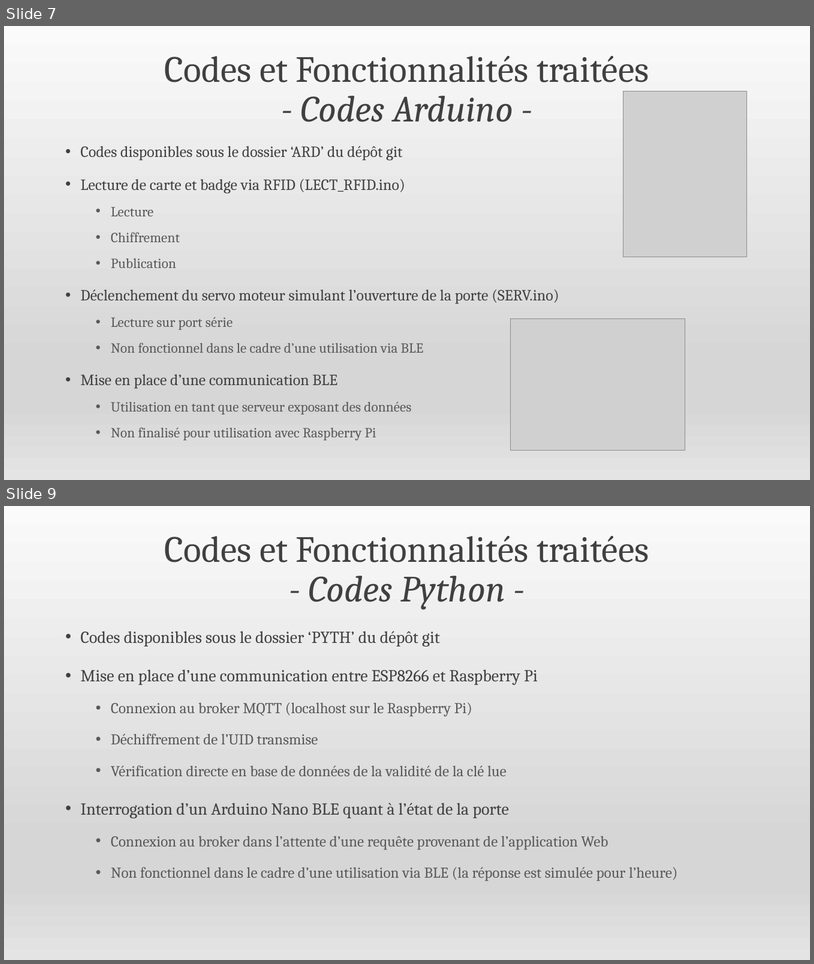
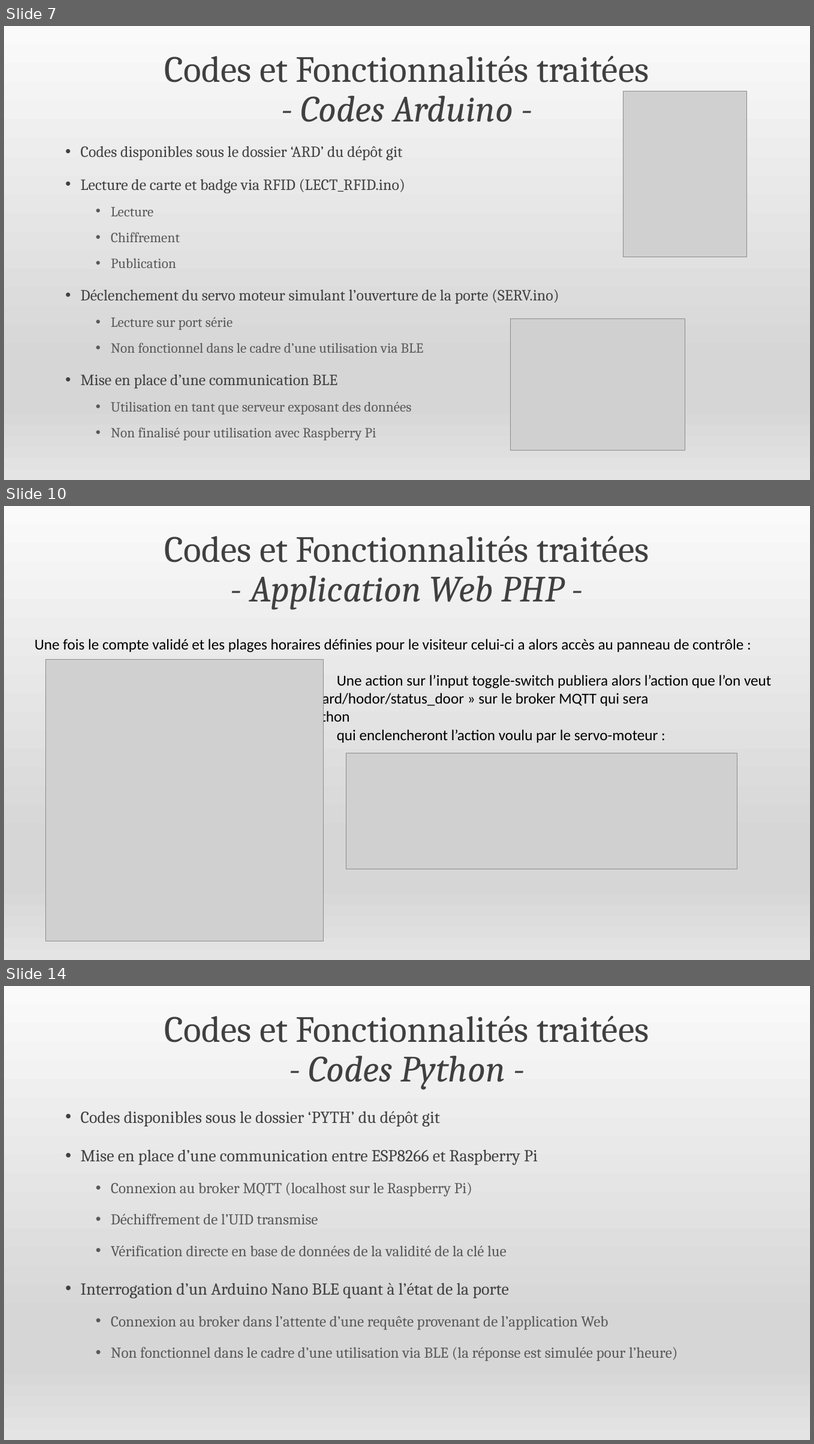
Before and after one commit to mapfra/LPIOTIA_2019_HODOR, a slide deck: Présentation du projet HODOR.pptx. Shown one above the other, each under a label of ours: slides 7 and 9 before the commit, slides 7, 10 and 14 after it; the slides between them are not shown. The pictures are 814x964 and 814x1444 pixels, drawn with LibreOffice and Linux fonts; fonts in the diff are those of the drawing; grey boxes stand for pictures. Boxes give left, top, right and bottom in pixels: in the first picture for what was removed or moved away, otherwise in the second. Text is boxed around its words. In the diff, an @@ line names an element or a change of style, - is before the commit and + after.

```diff
--- a/Présentation du projet HODOR.pptx
+++ b/Présentation du projet HODOR.pptx
@@ slide 10 added at (x1=4, y1=506, x2=810, y2=960), background gradient #FAFAFA to #D7D7D7 to #E4E4E4 @@
@@ text added at (x1=165, y1=535, x2=649, y2=610), 44 pt, text #404040 @@
+Codes et Fonctionnalités traitées
+- Application Web PHP -
@@ text added at (x1=35, y1=639, x2=771, y2=742), 18 pt, text #000000 @@
+Une fois le compte validé et les plages horaires définies pour le visiteur celui-ci a alors accès au panneau de contrôle :
+Une action sur l’input toggle-switch publiera alors l’action que l’on veut sur le topic « guizard/hodor/status_door » sur le broker MQTT qui sera ensuite interpréter par nos scripts python
+qui enclencheront l’action voulu par le servo-moteur :
@@ picture added at (x1=46, y1=659, x2=323, y2=941) @@
@@ picture added at (x1=347, y1=753, x2=738, y2=869) @@
@@ what was slide 9 is now slide 14 @@
```
Also in this commit, not shown: 2 slides changed, 4 other slides added.
